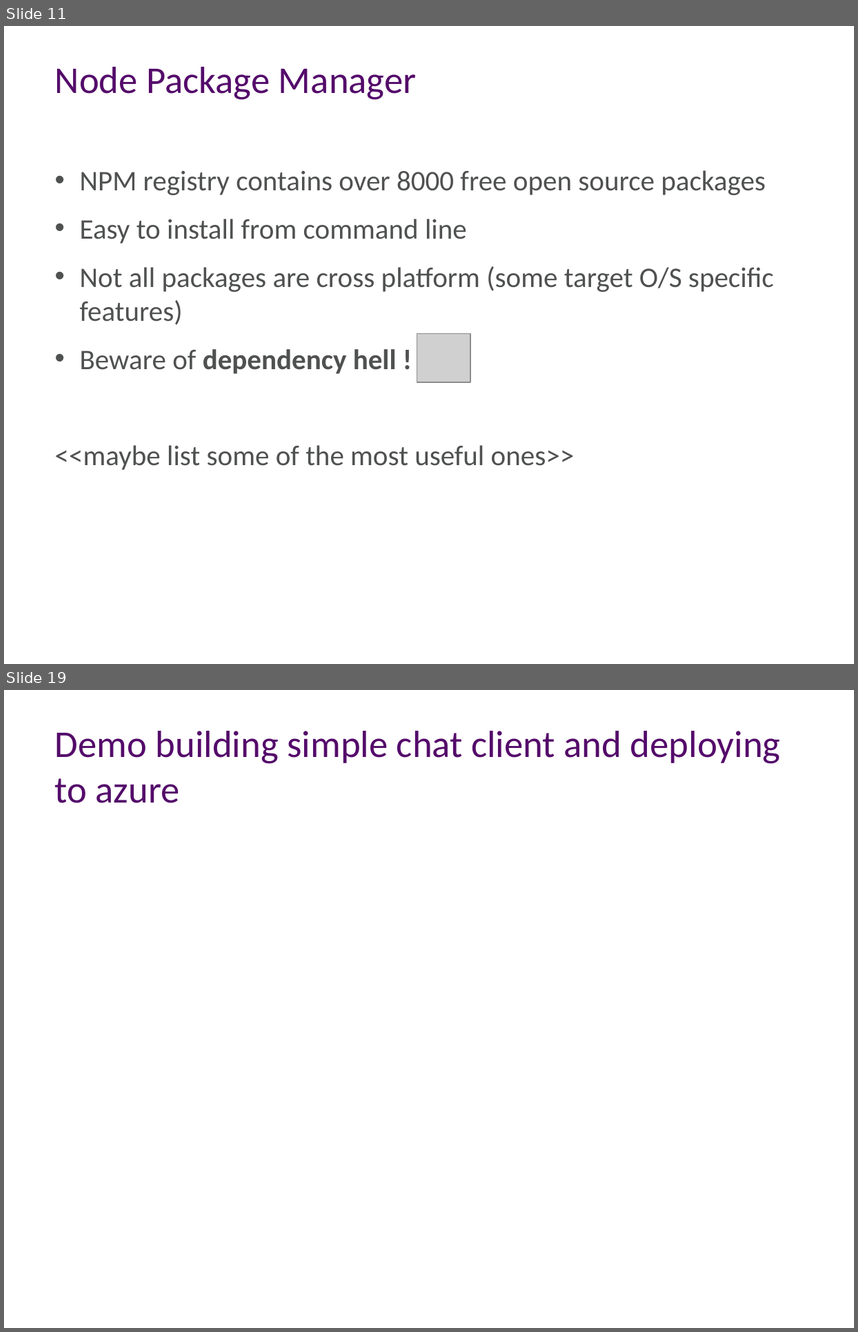
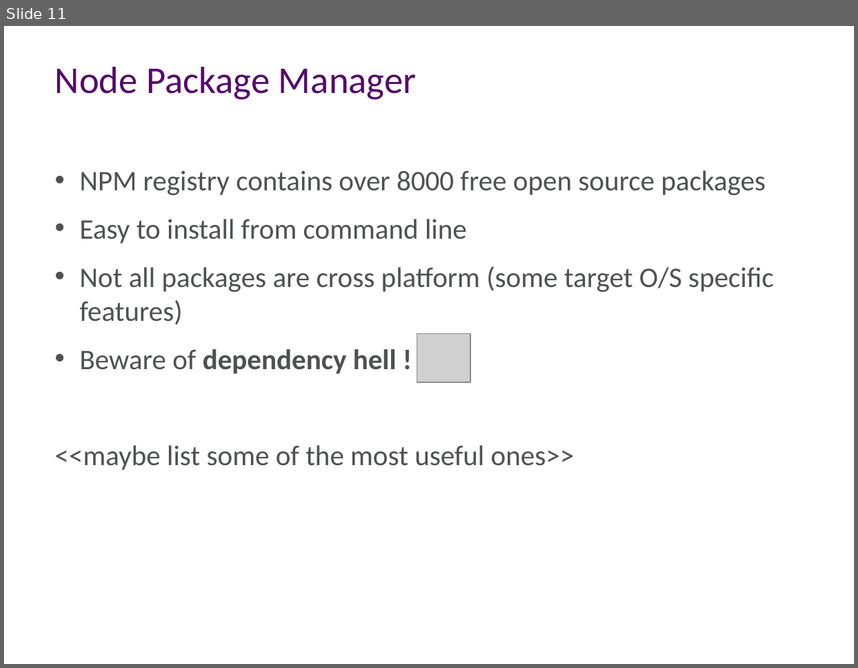
Before and after one commit to aidancasey/AzureNodeChatClient, a slide deck: presentation/Building Node.js Applications on Windows Azure.pptx. Shown one above the other, each under a label of ours: slides 11 and 19 before the commit, slide 11 after it; the slides between them are not shown. The pictures are 858x1332 and 858x668 pixels, drawn with LibreOffice and Linux fonts; fonts in the diff are those of the drawing; grey boxes stand for pictures; background and template pictures are left out. Boxes give left, top, right and bottom in pixels: in the first picture for what was removed or moved away, otherwise in the second. Text is boxed around its words. In the diff, an @@ line names an element or a change of style, - is before the commit and + after.

```diff
--- a/presentation/Building Node.js Applications on Windows Azure.pptx
+++ b/presentation/Building Node.js Applications on Windows Azure.pptx
@@ slide 19 removed at (x1=4, y1=690, x2=854, y2=1328), background #FFFFFF @@
@@ title removed at (x1=55, y1=731, x2=781, y2=803) @@
-Demo building simple chat client and deploying to azure
```
Also in this commit, not shown: 7 slides changed, 3 slides added, 4 other slides removed.
